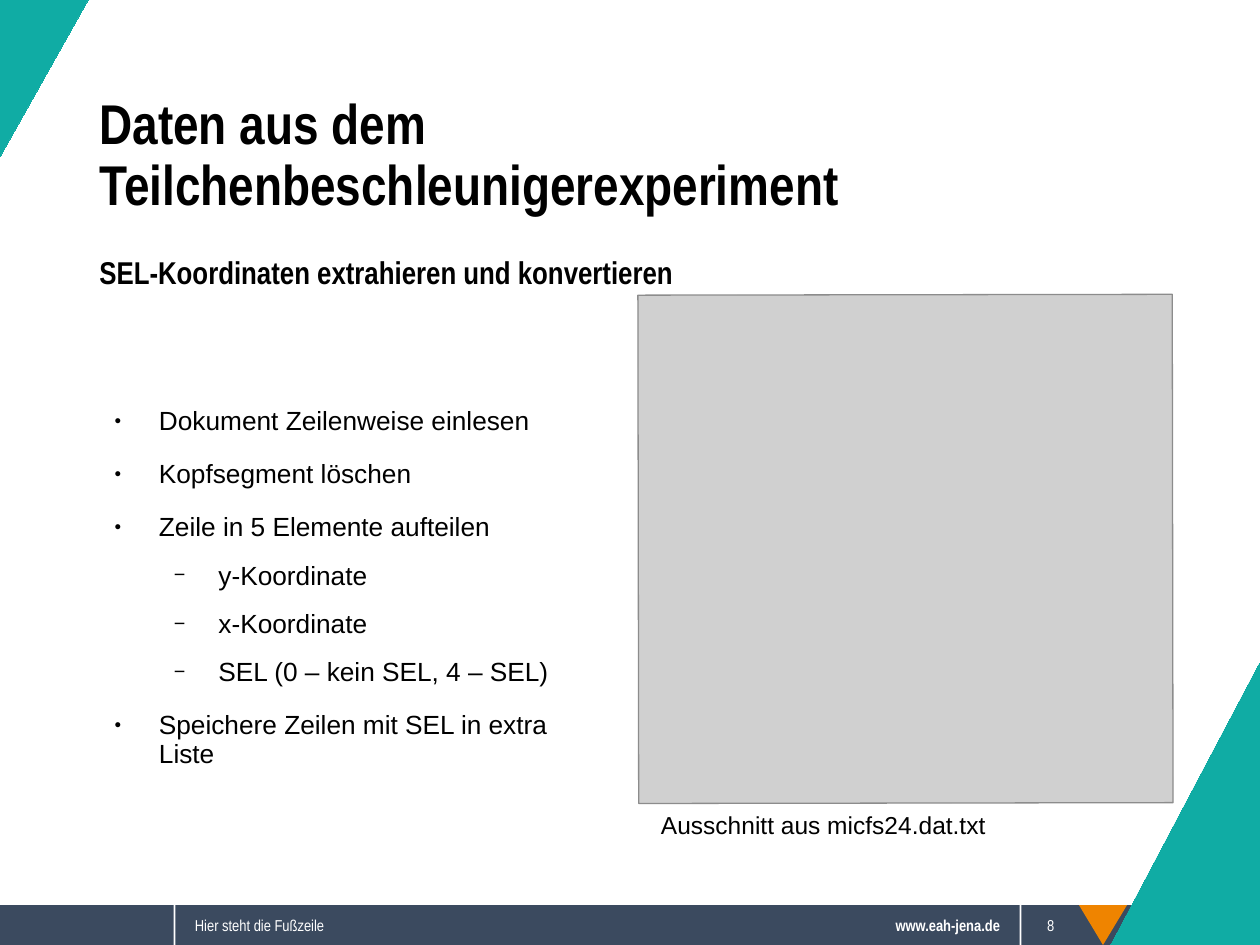
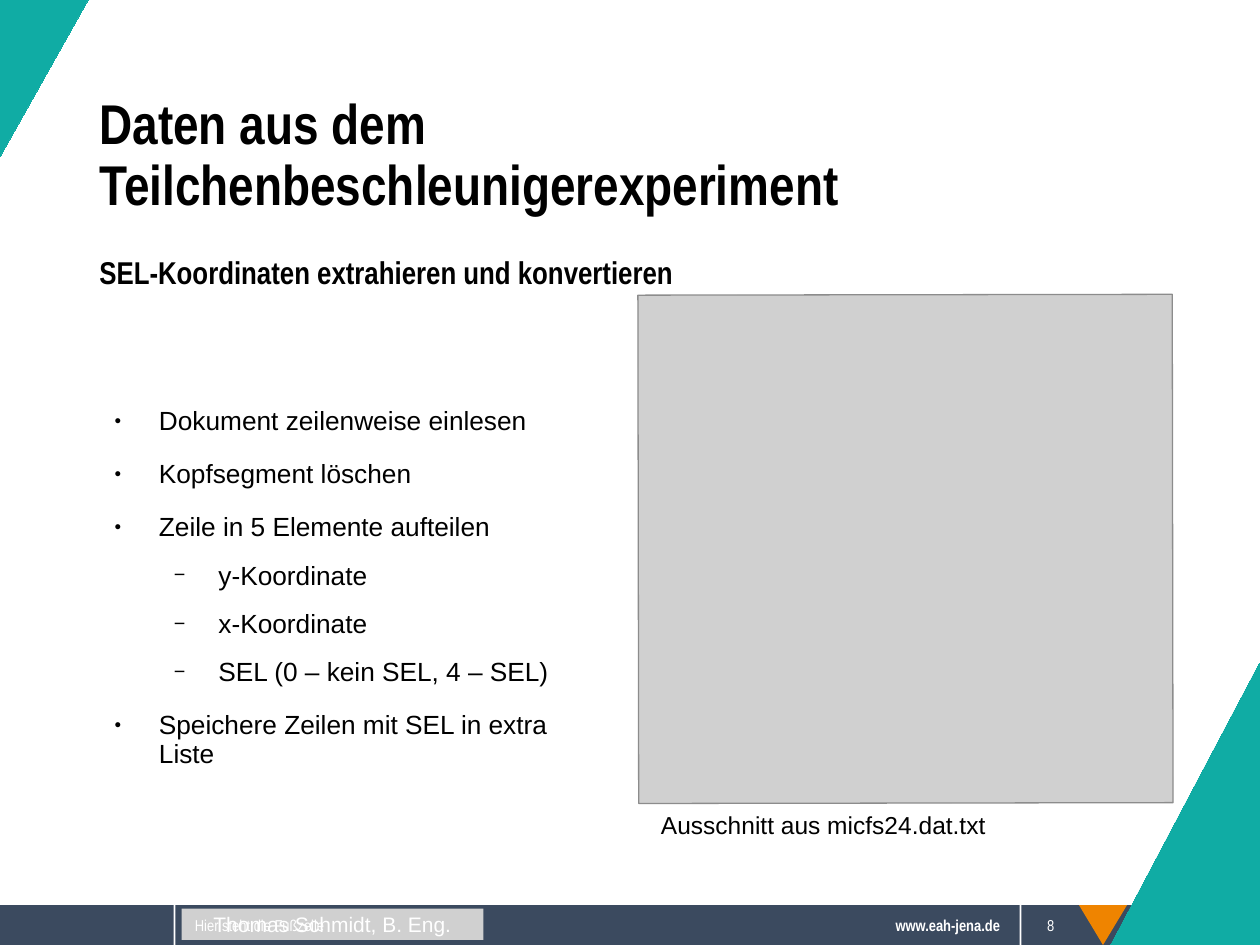
Before and after one commit to Sappy5053/Komplexpraktikum, a slide deck: slide 8 of Präsentation.odp. Drawn at 1260x945 pixels with LibreOffice and Linux fonts; fonts in the diff are those of the drawing; grey boxes stand for pictures; background and template pictures are left out. Boxes give left, top, right and bottom in pixels: in the first picture for what was removed or moved away, otherwise in the second. Text is boxed around its words. In the diff, an @@ line names an element or a change of style, - is before the commit and + after.

```diff
--- a/Präsentation.odp
+++ b/Präsentation.odp
@@ text at box(159, 411, 527, 431): text changed @@
-● Dokument Zeilenweise einlesen
+● Dokument zeilenweise einlesen
@@ picture added at box(181, 908, 484, 940), 12 pt, text #FFFFFF @@
+Thomas Schmidt, B. Eng.
```
Also in this commit, not shown: 15 other slides changed, 1 other file.
